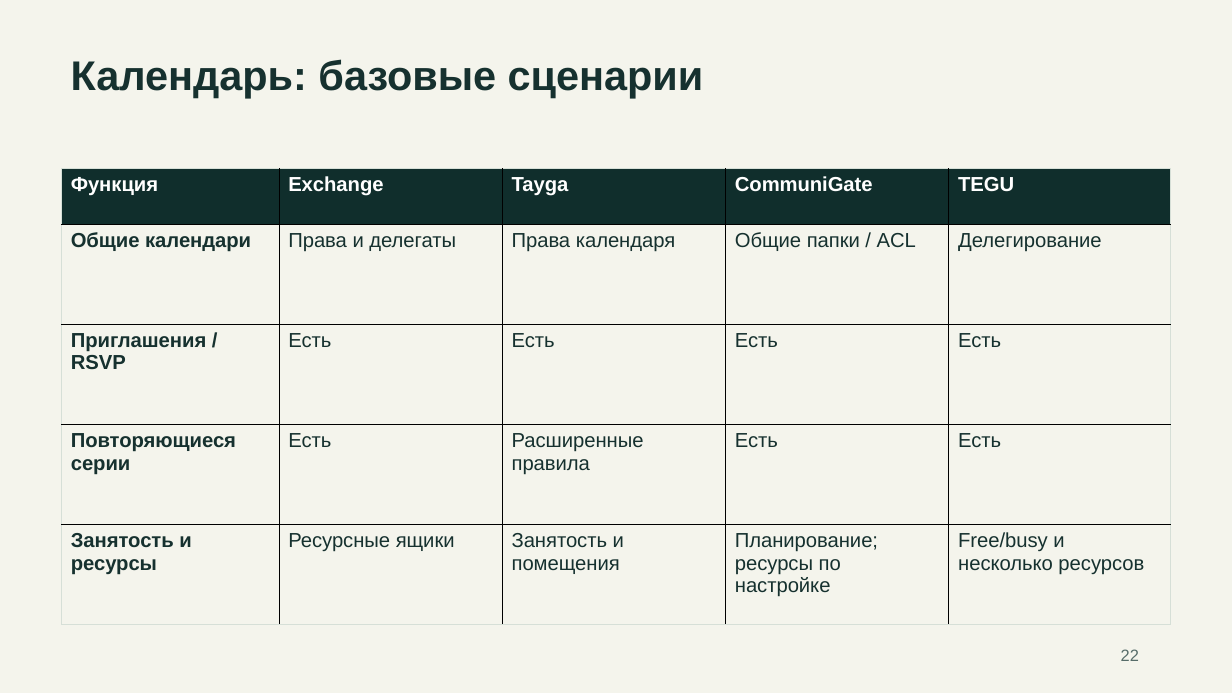
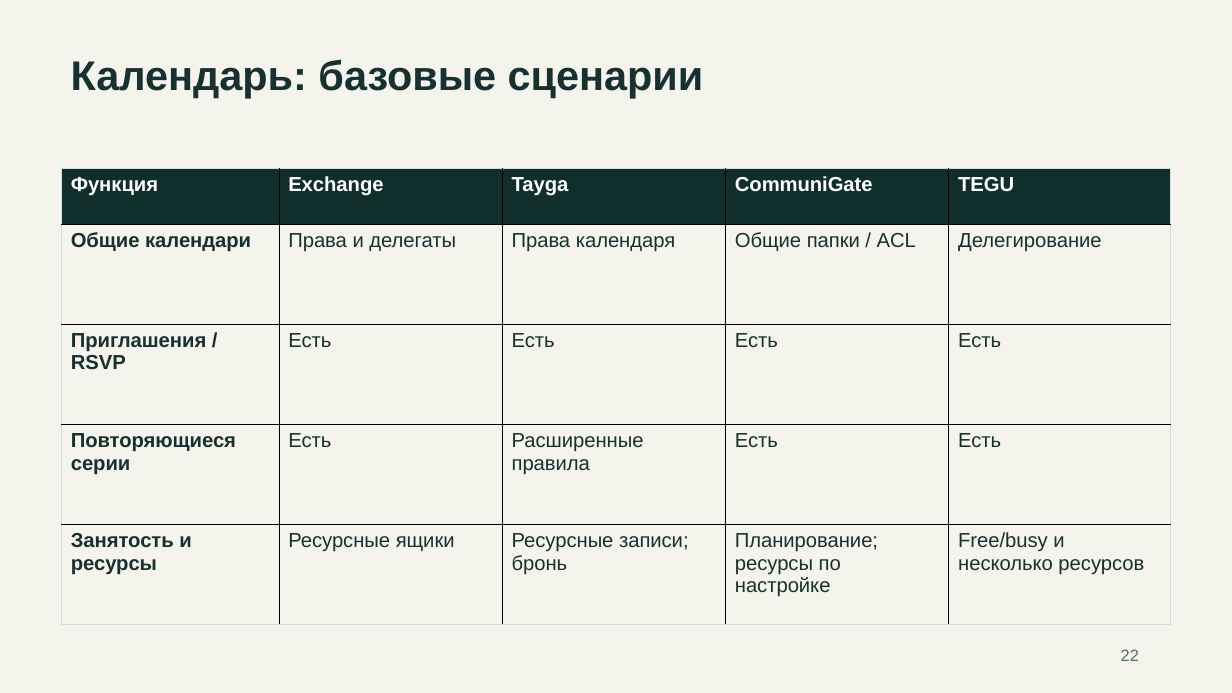
Before and after one commit to rkislov/tayga-mail-server, a slide deck: slide 22 of docs/presentations/tayga-competitors-2026-11-19.pptx. Drawn at 1232x693 pixels with LibreOffice and Linux fonts; fonts in the diff are those of the drawing. Boxes give left, top, right and bottom in pixels: in the first picture for what was removed or moved away, otherwise in the second. Text is boxed around its words. In the diff, an @@ line names an element or a change of style, - is before the commit and + after.

```diff
--- a/docs/presentations/tayga-competitors-2026-11-19.pptx
+++ b/docs/presentations/tayga-competitors-2026-11-19.pptx
@@ table at (62,168,1172,625) @@
-row 5, column 3: Занятость и помещения
+row 5, column 3: Ресурсные записи; бронь
```
Also in this commit, not shown: 10 other slides changed, 12 slides added, 4 other files.
